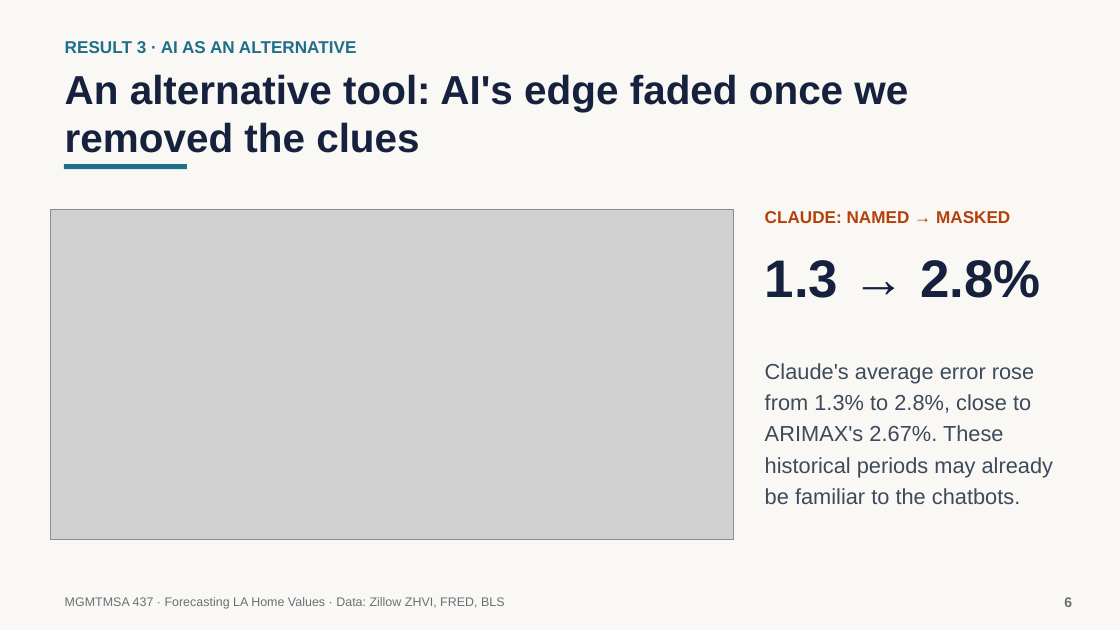
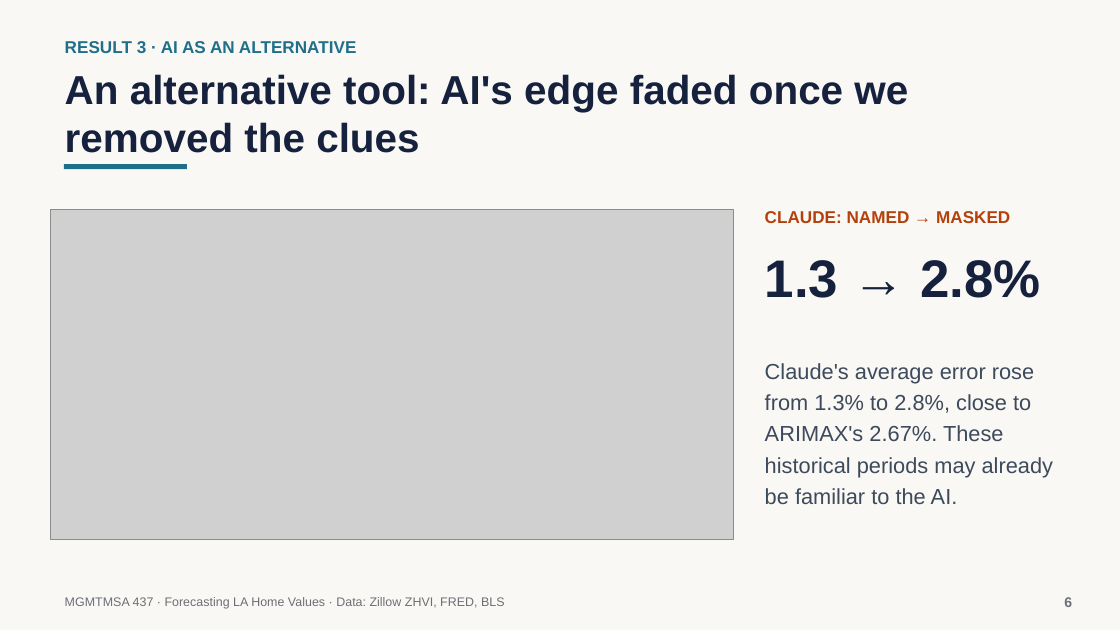
Before and after one commit to neiltd/la-housing-forecast, a slide deck: slide 6 of slides/LA_home_values_slides.pptx. Drawn at 1120x630 pixels with LibreOffice and Linux fonts; fonts in the diff are those of the drawing; grey boxes stand for pictures. Boxes give left, top, right and bottom in pixels: in the first picture for what was removed or moved away, otherwise in the second. Text is boxed around its words. In the diff, an @@ line names an element or a change of style, - is before the commit and + after.

```diff
--- a/slides/LA_home_values_slides.pptx
+++ b/slides/LA_home_values_slides.pptx
@@ text at bbox=[765, 363, 1054, 504]: text changed @@
-Claude's average error rose from 1.3% to 2.8%, close to ARIMAX's 2.67%. These historical periods may already be familiar to the chatbots.
+Claude's average error rose from 1.3% to 2.8%, close to ARIMAX's 2.67%. These historical periods may already be familiar to the AI.
```
Also in this commit, not shown: 4 other slides changed, 49 other files.
